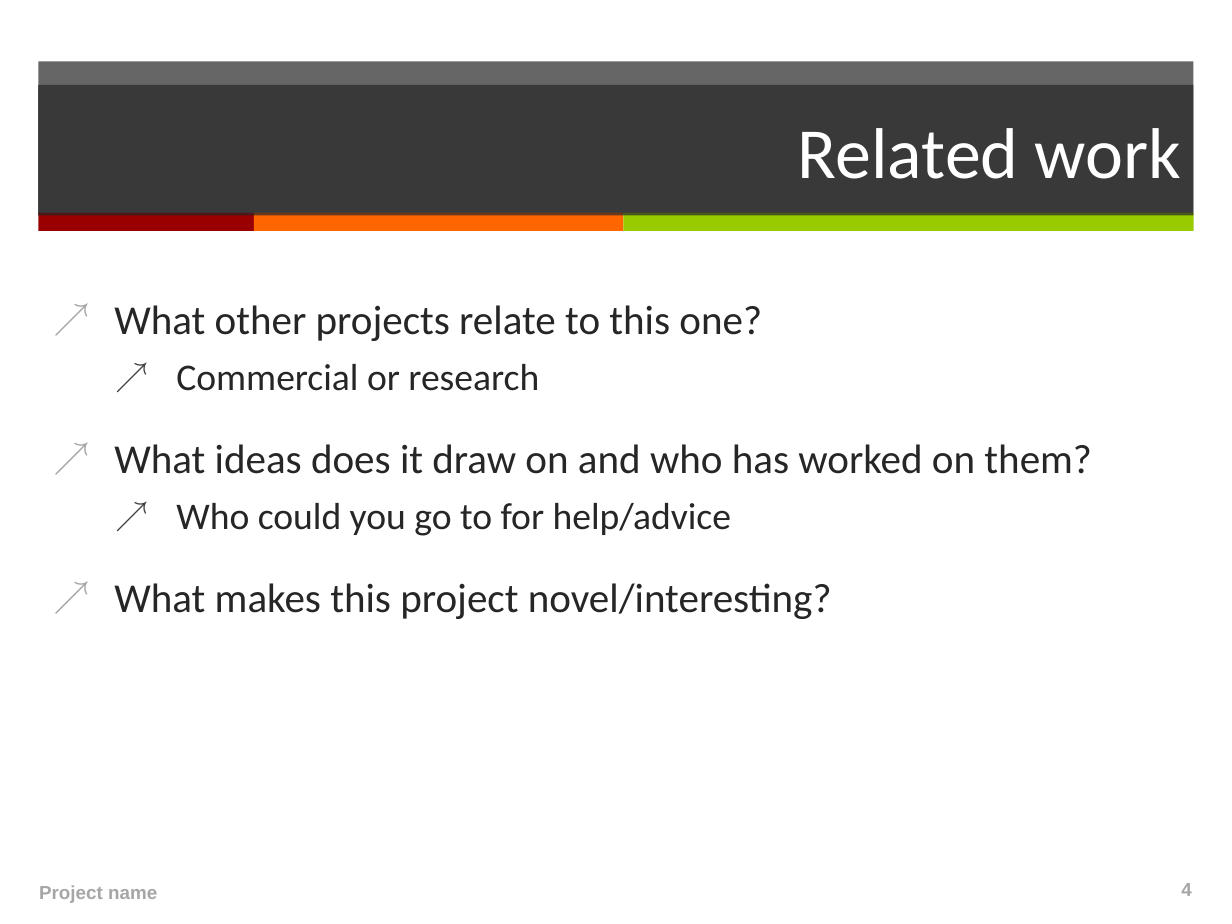
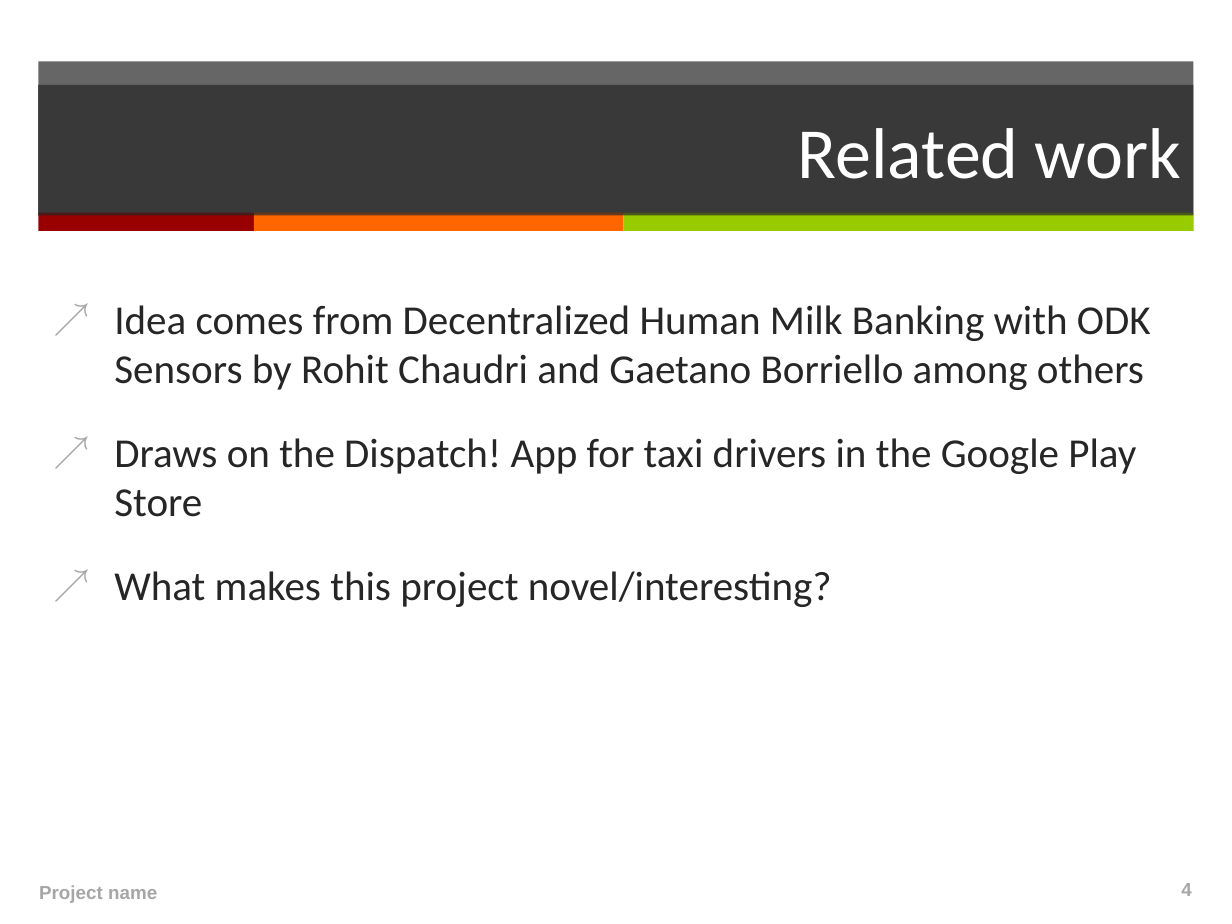
Before and after one commit to japacible/milk-banking-dispatch, a slide deck: slide 4 of presentations/ProjectPresentation-template_13wi.ppt. Drawn at 1232x924 pixels with LibreOffice and Linux fonts; fonts in the diff are those of the drawing. Boxes give left, top, right and bottom in pixels: in the first picture for what was removed or moved away, otherwise in the second. Text is boxed around its words. In the diff, an @@ line names an element or a change of style, - is before the commit and + after.

```diff
--- a/presentations/ProjectPresentation-template_13wi.ppt
+++ b/presentations/ProjectPresentation-template_13wi.ppt
@@ text at (x1=114, y1=305, x2=1151, y2=517): text changed @@
-↗ What other projects relate to this one?
-  ↗ Commercial or research
-↗ What ideas does it draw on and who has worked on them?
-  ↗ Who could you go to for help/advice
+↗ Idea comes from Decentralized Human Milk Banking with ODK Sensors by Rohit Chaudri and Gaetano Borriello among others
+↗ Draws on the Dispatch! App for taxi drivers in the Google Play Store
```
Also in this commit, not shown: 3 other slides changed, 2 other files.
